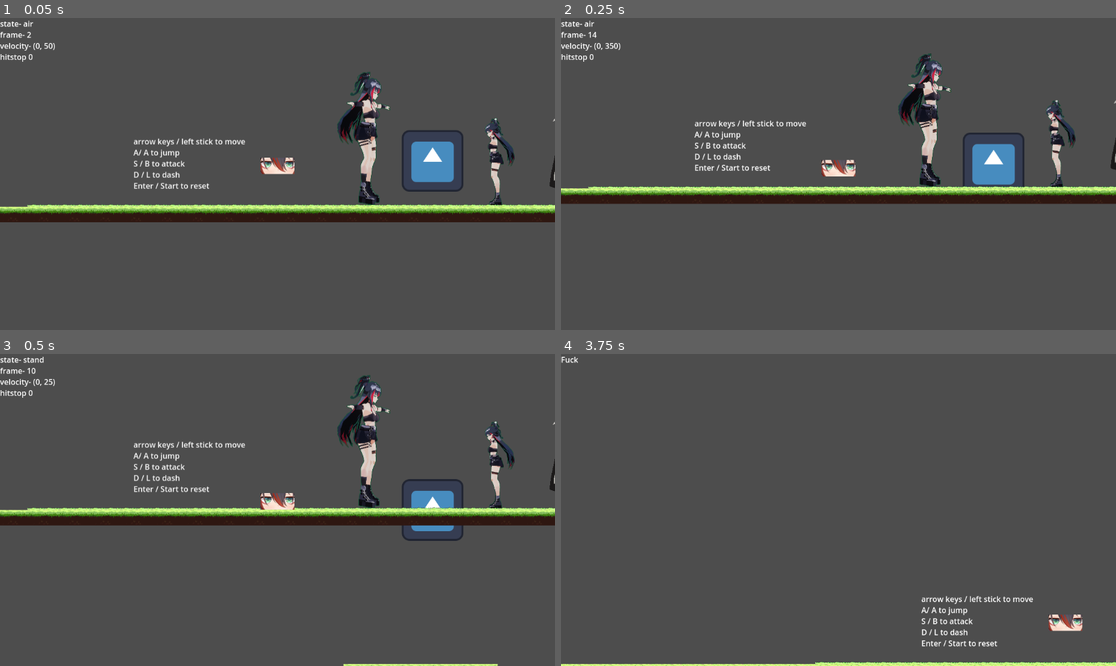
Above: before the commit, frames 1-4 (two rows, left to right).
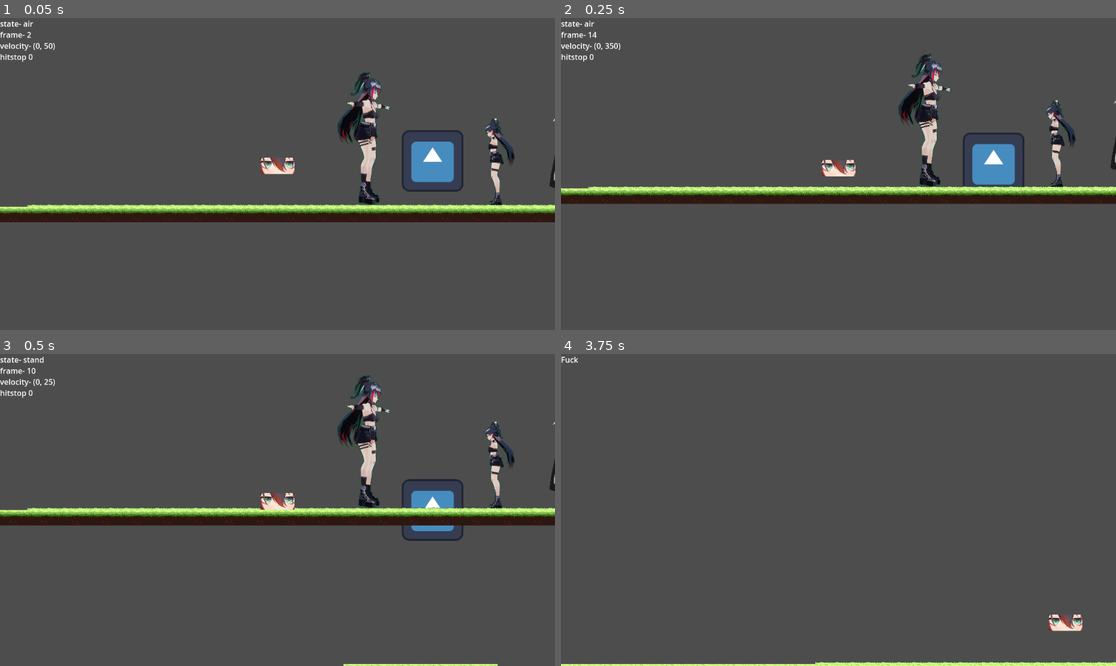
Above: after the commit, the same moments.

Repository: jadedmyon/mikasmediumadventure
Game: Godot game, scene res://Fundamental/Meta.tscn
The game is run twice, just before and just after one commit, with the same random seed, the same clock (stepped at 60 frames per second) and the same inputs. The engine's default icon, where the game draws it, is replaced by a stand-in: a white triangle on a blue panel in a dark square.
Inputs:
- Up to frame 1 (0.05 s): no input
- Up to frame 2 (0.25 s): no input
- Up to frame 3 (0.5 s): no input
- Up to frame 4 (3.75 s): tap Enter (Start) at 0.5 s; hold Right (right) 0.53-2.03 s; tap D (L) at 0.6, 1.55, 2.3, 2.85 s; tap Up (up) at 0.77, 1.52, 3.02 s; tap A (A) at 1.35 s; hold Left (left) 2.03-2.78 s; tap S (B) at 2.1 s; hold Right (right) from 2.78 s (still down); hold Enter (Start) from 3.53 s (still down)

The runs differ from the first frame. In frame 1, 0.6% of the frame differs, in the area x 24-45%, y 38-55%; in frame 2, 0.6%; in frame 3, 0.6%, in the area x 24-45%, y 28-45%; in frame 4, 0.6%.

Commit message:
last commit before I break everything

Diff:
--- a/Fundamental/Gameplay.gd
+++ b/Fundamental/Gameplay.gd
@@ -1,10 +1,18 @@
 extends Node2D
 
+##For levels to work correctly, the level node MUST be named Entities.
+#No entity/hitbox that's expected to follow basic rules like hitstop should be a child of another entity.
+#Hitboxes and TileMap are also direct children of Entities node.
+func loadlevel(levelname:String,levelpos:int):
+	var entitiesnode = load("res://Levels/" + levelname +".tscn").instantiate()
+	if has_node("Entities"): #delete existing entities node first
+		get_node("Entities").free() #yabai
+	add_child(entitiesnode)
 
 
 
 func _ready():
-	pass
+	loadlevel(global.nextlevel,global.nextposid)
 
 
 
--- a/Fundamental/global.gd
+++ b/Fundamental/global.gd
@@ -3,6 +3,13 @@
 
 var nextlevel := "testlevel"
 var nextposid := 0
+
+
+#mika stats
+var hp := 1 #saved when switching levels
+
+var meter := 0
+var meter_max := 100
 
 func _ready():
 	pass
